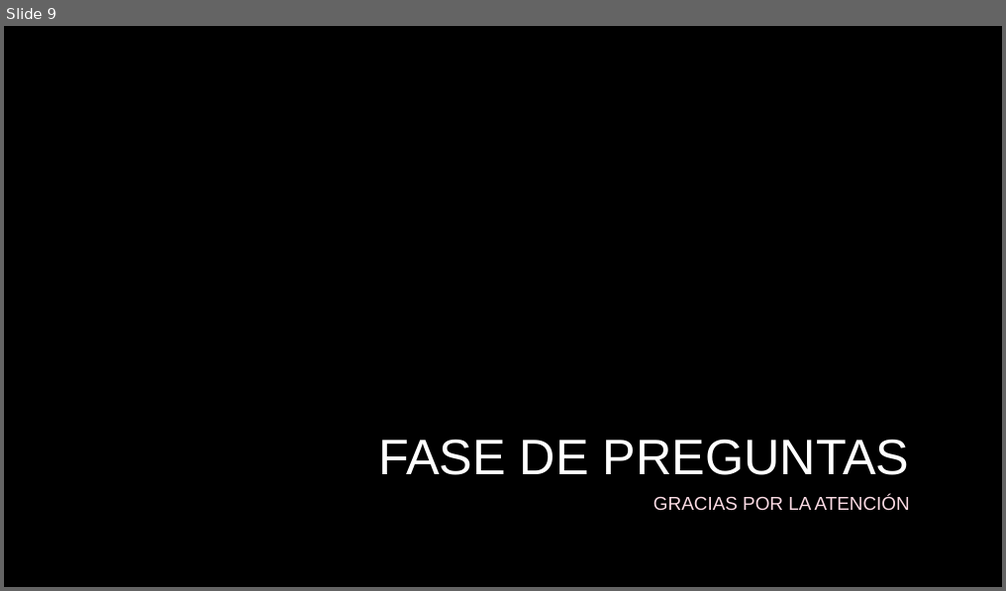
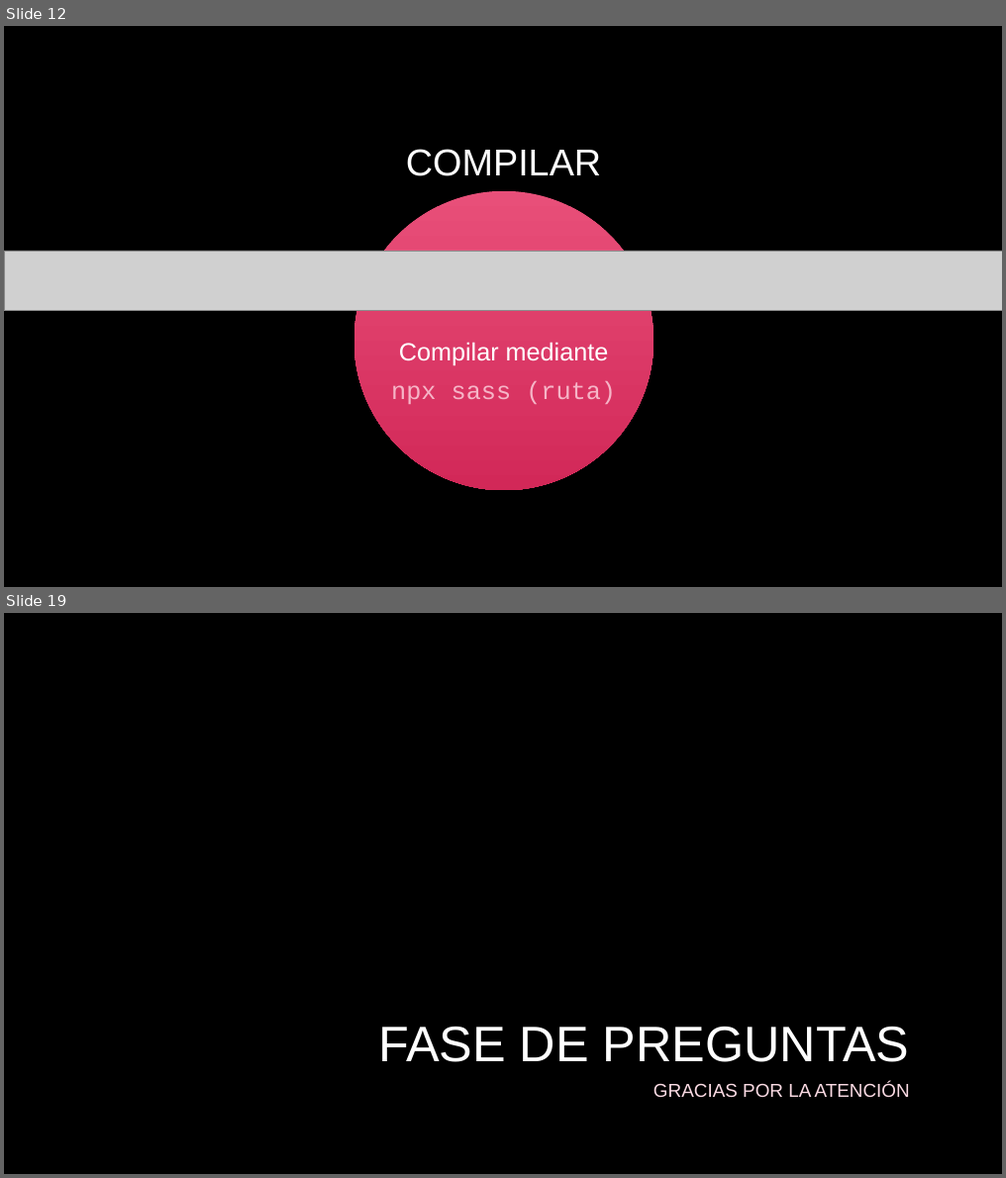
Before and after one commit to marcosfdsl/dawe2-diwe-susy, a slide deck: Susy.pptx. Shown one above the other, each under a label of ours: slide 9 before the commit, slides 12 and 19 after it; the slides between them are not shown. The pictures are 1006x591 and 1006x1178 pixels, drawn with LibreOffice and Linux fonts; fonts in the diff are those of the drawing; grey boxes stand for pictures; background and template pictures are left out. Boxes give left, top, right and bottom in pixels: in the first picture for what was removed or moved away, otherwise in the second. Text is boxed around its words. In the diff, an @@ line names an element or a change of style, - is before the commit and + after.

```diff
--- a/Susy.pptx
+++ b/Susy.pptx
@@ slide 12 added at (4, 26, 1002, 587), background picture (left out) @@
@@ title added at (406, 149, 601, 176), 36 pt, text #FFFFFF @@
+COMPILAR
@@ ellipse added at (354, 191, 653, 491), fill gradient #E84F79 to #D32859 @@
@@ picture added at (4, 251, 1002, 311) @@
@@ text added at (391, 342, 616, 404), 24 pt, text #FFFFFF @@
+Compilar mediante
+npx sass (ruta)
@@ what was slide 9 is now slide 19 @@
```
Also in this commit, not shown: 3 slides changed, 9 other slides added, 4 other files.
